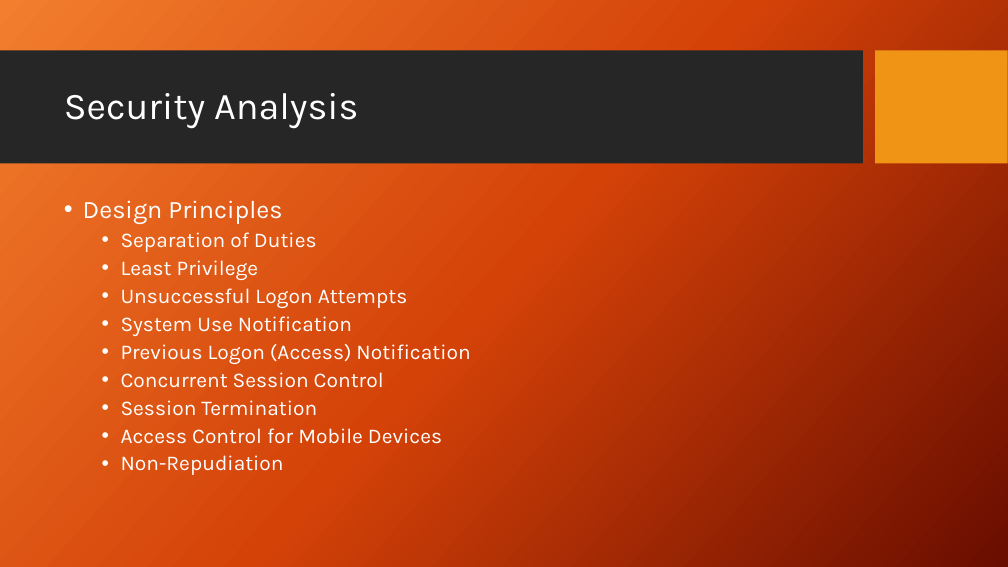
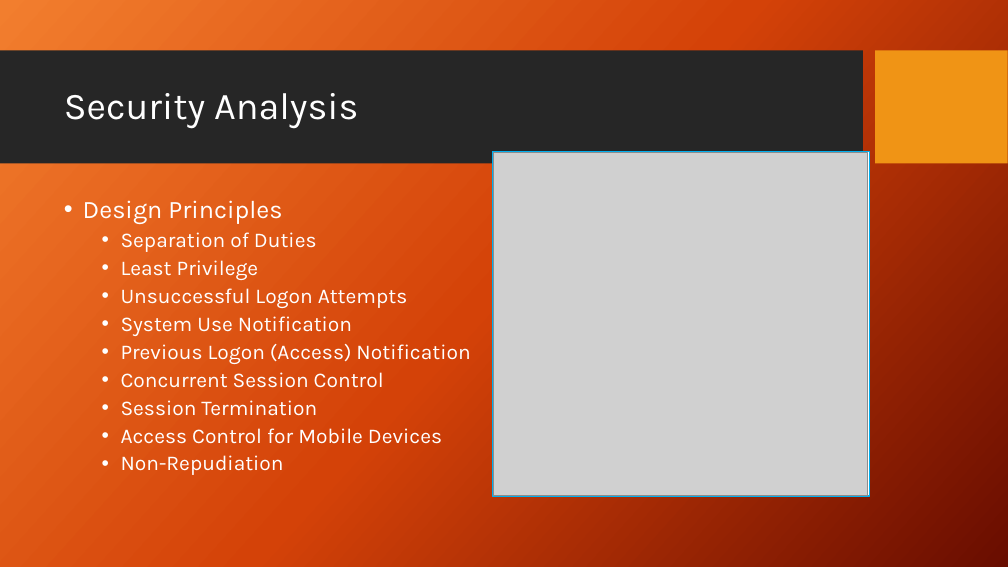
Before and after one commit to rmurray1/veniapp, a slide deck: slide 11 of FINAL DELIVERABLES/Veni System Report Apr 22.pptx (slide 10 before the commit). Drawn at 1008x567 pixels with LibreOffice and Linux fonts; fonts in the diff are those of the drawing; grey boxes stand for pictures; background and template pictures are left out. Boxes give left, top, right and bottom in pixels: in the first picture for what was removed or moved away, otherwise in the second. Text is boxed around its words. In the diff, an @@ line names an element or a change of style, - is before the commit and + after.

```diff
--- a/FINAL DELIVERABLES/Veni System Report Apr 22.pptx
+++ b/FINAL DELIVERABLES/Veni System Report Apr 22.pptx
@@ rectangle added at (x1=492, y1=152, x2=870, y2=497), fill #FFFFFF, outline #00B0F0 1 pt @@
@@ picture added at (x1=493, y1=153, x2=868, y2=495) @@
```
Also in this commit, not shown: 2 other slides changed, 1 slide added.
